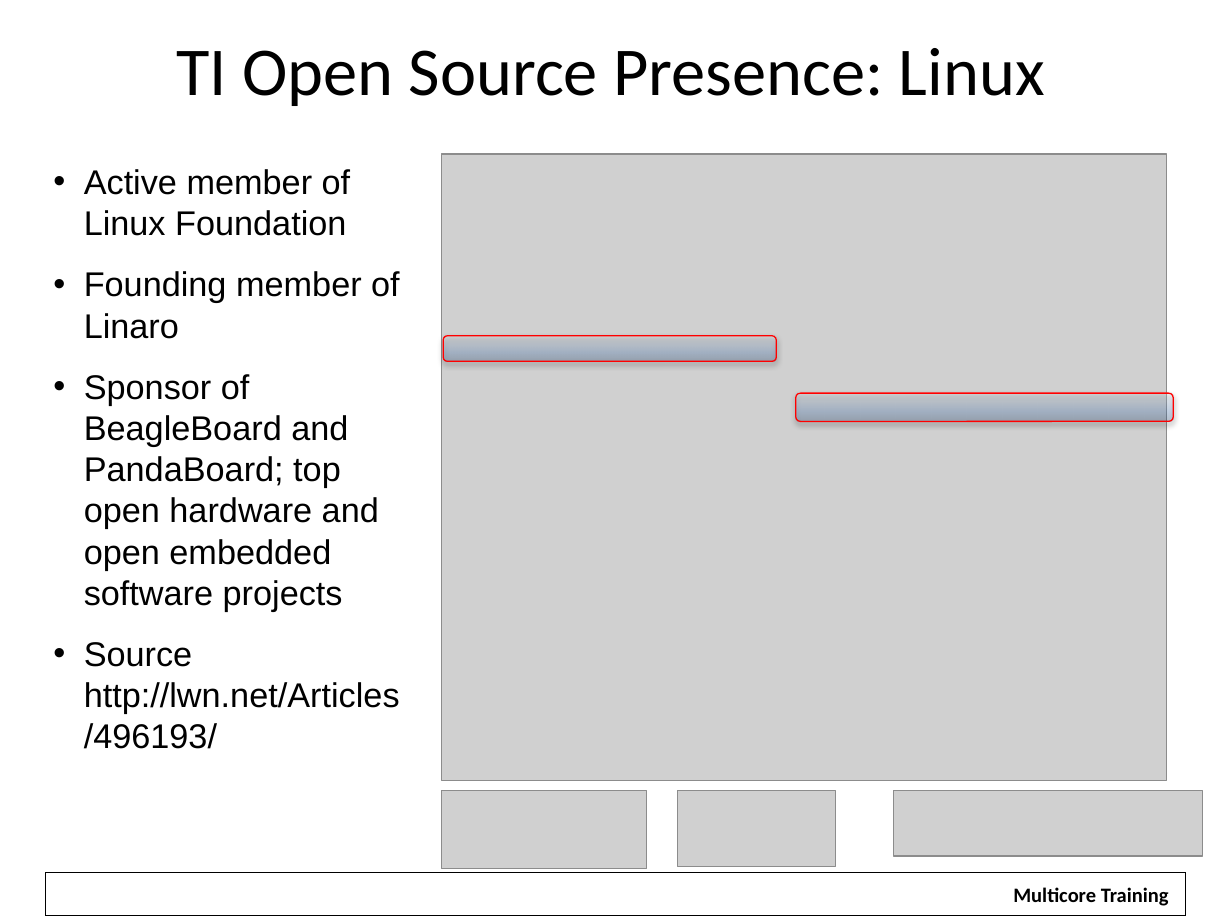
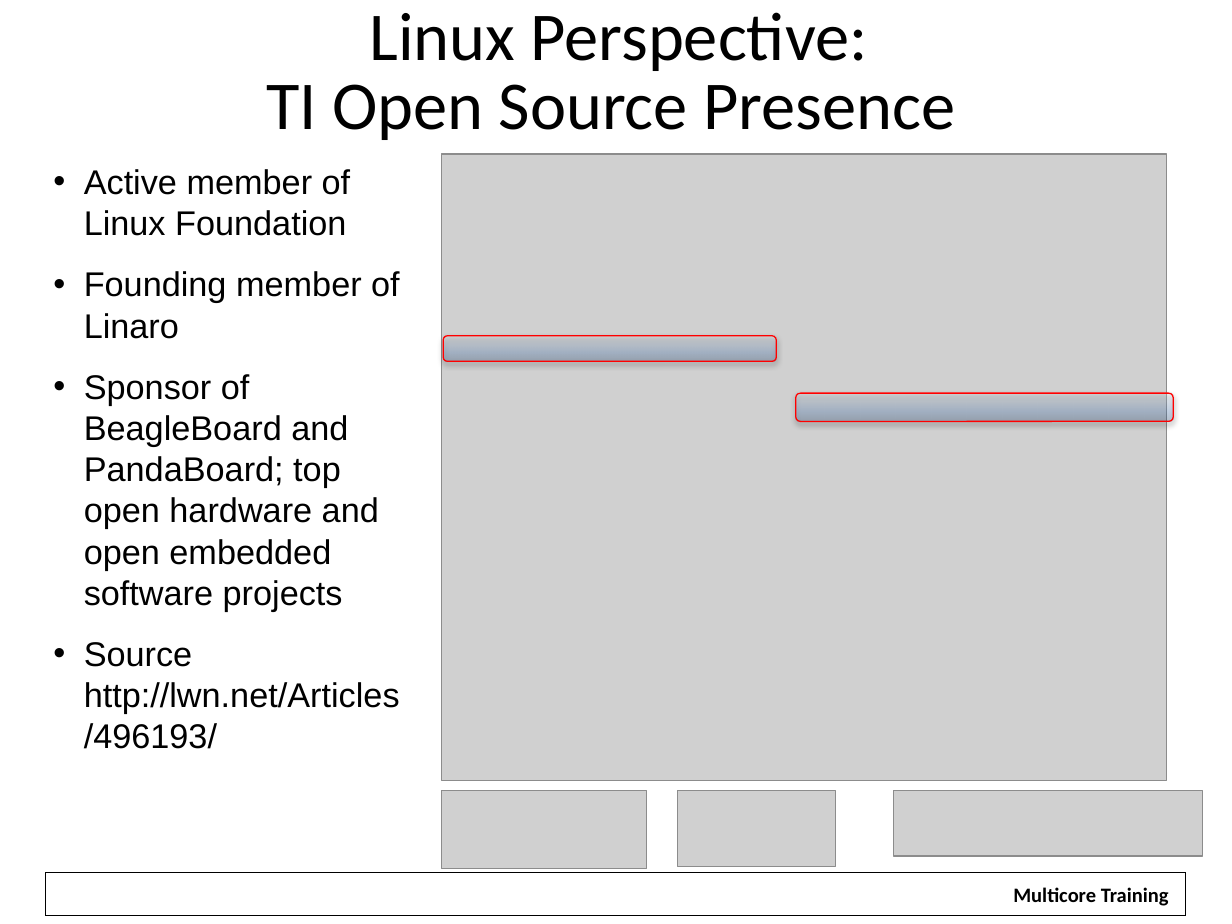
Before and after one commit to hari1989/keystone-workshop, a slide deck: slide 18 of slides/KeyStone Software.pptx (slide 6 before the commit). Drawn at 1232x924 pixels with LibreOffice and Linux fonts; fonts in the diff are those of the drawing; grey boxes stand for pictures; background and template pictures are left out. Boxes give left, top, right and bottom in pixels: in the first picture for what was removed or moved away, otherwise in the second. Text is boxed around its words. In the diff, an @@ line names an element or a change of style, - is before the commit and + after.

```diff
--- a/slides/KeyStone Software.pptx
+++ b/slides/KeyStone Software.pptx
@@ text at [266,12,955,140]: text changed @@
-TI Open Source Presence: Linux
+Linux Perspective:
+TI Open Source Presence
```
Also in this commit, not shown: 15 other slides changed, 38 slides added, 8 slides removed.
